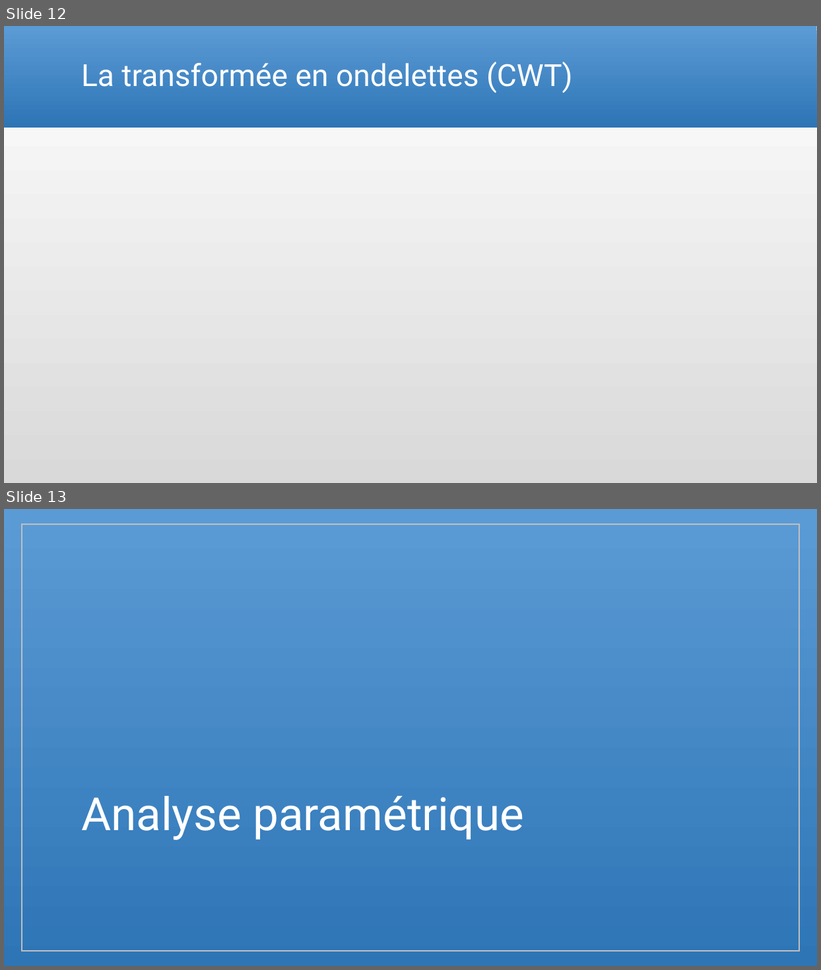
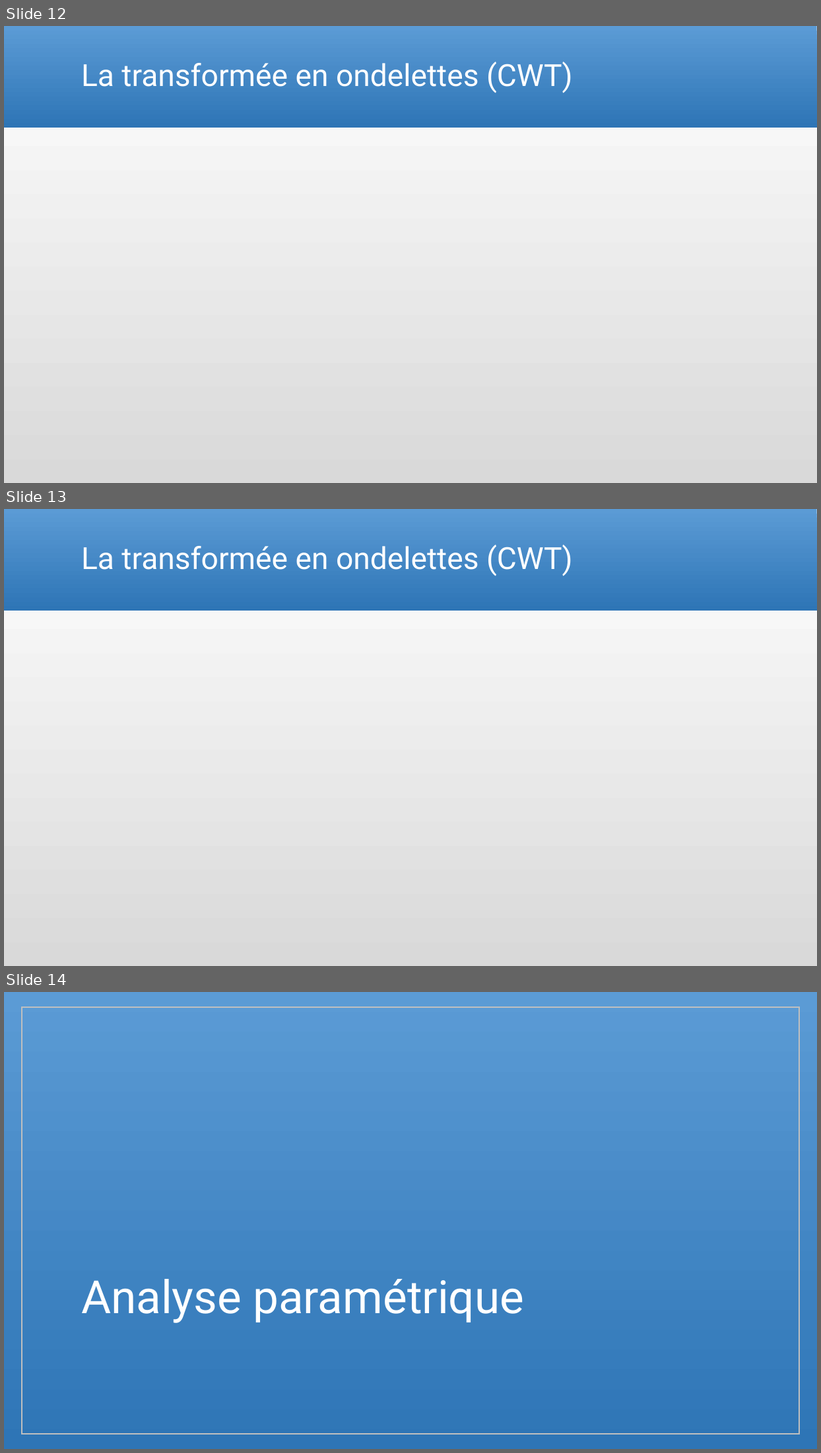
Before and after one commit to Arcyno/analyse_spectrale, a slide deck: Analyse spectrale_etienne.pptx. Shown one above the other, each under a label of ours: slides 12 and 13 before the commit, slides 12, 13 and 14 after it. The pictures are 821x970 and 821x1453 pixels, drawn with LibreOffice and Linux fonts; fonts in the diff are those of the drawing; grey boxes stand for pictures. Boxes give left, top, right and bottom in pixels: in the first picture for what was removed or moved away, otherwise in the second. Text is boxed around its words. In the diff, an @@ line names an element or a change of style, - is before the commit and + after.

```diff
--- a/Analyse spectrale_etienne.pptx
+++ b/Analyse spectrale_etienne.pptx
@@ slide 13 added at [4,509,817,966], background gradient #D9D9D9 to #FFFFFF; not listed: 1 template element that a slide beside it also shows @@
@@ title added at [81,545,573,576], 36 pt, text #FFFFFF @@
+La transformée en ondelettes (CWT)
@@ what was slide 13 is now slide 14 @@
```
Also in this commit, not shown: 2 slides changed.
